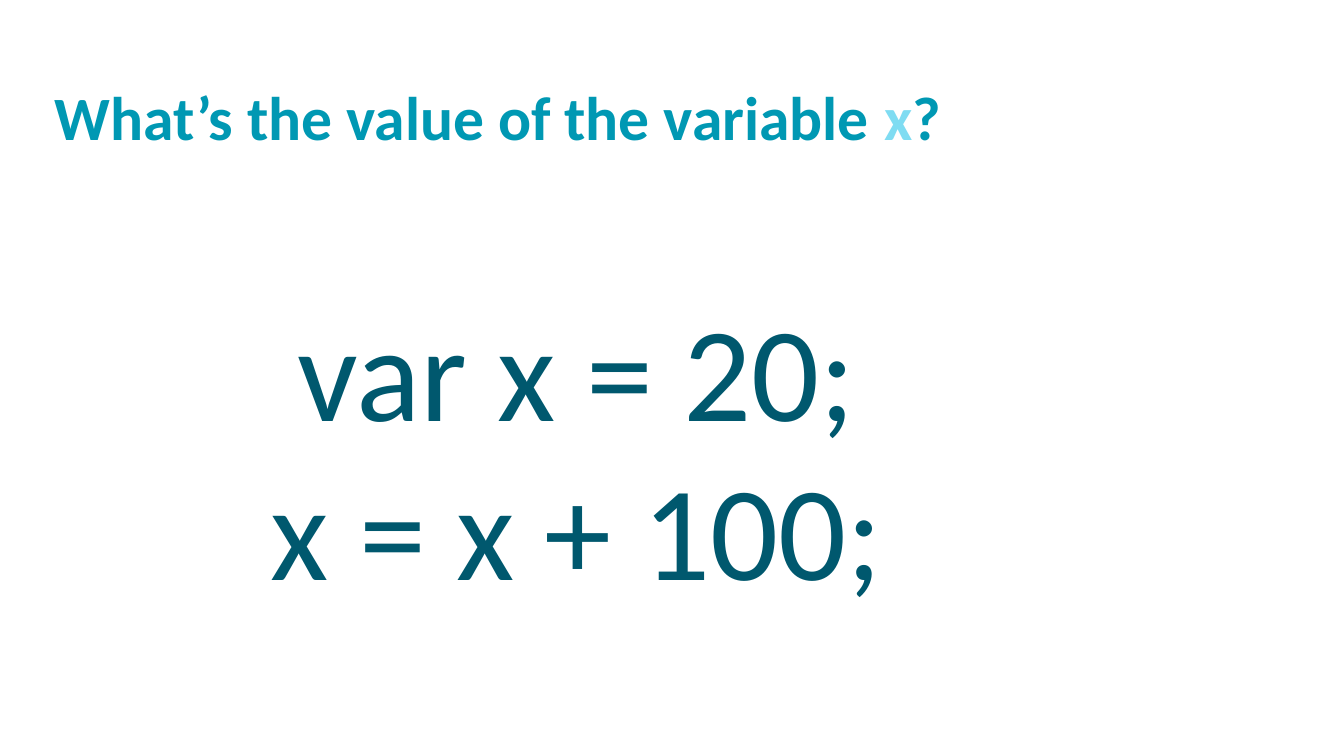
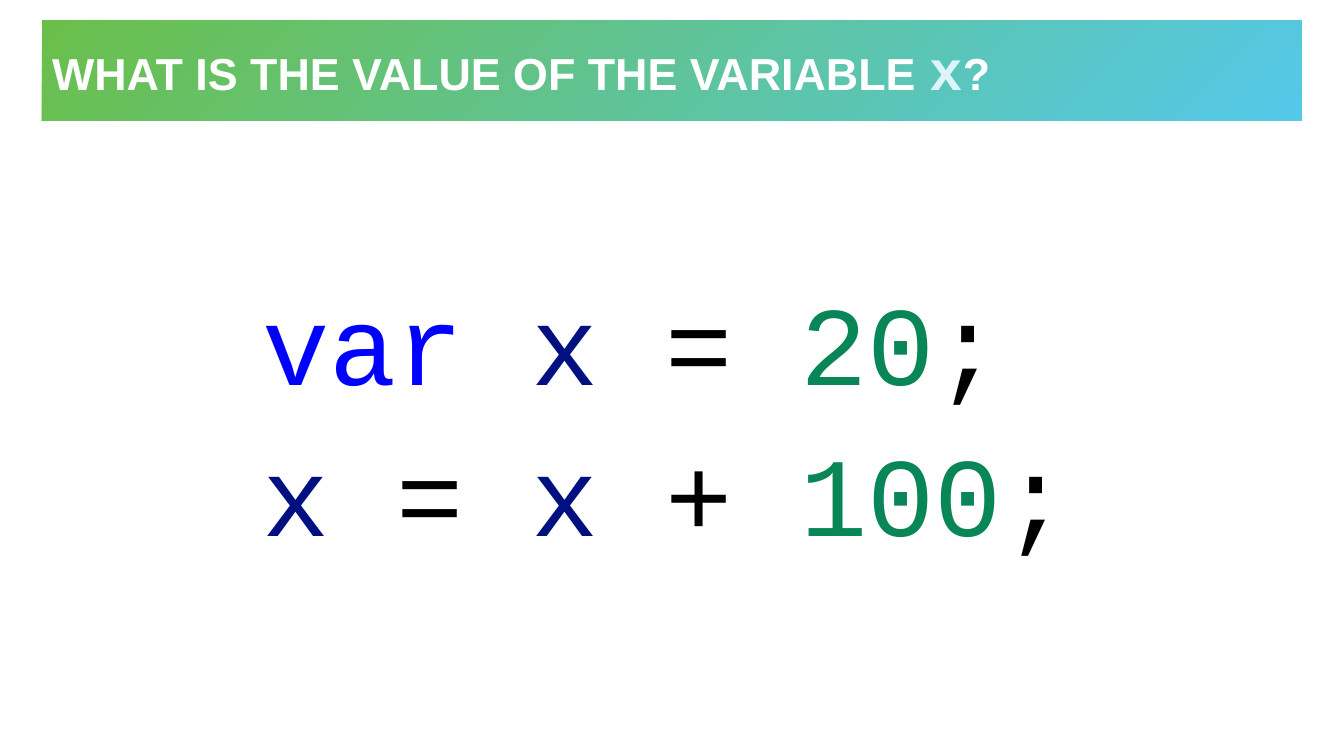
Before and after one commit to hytechclub/web-102, a slide deck: slide 14 of Week03/Review.pptx. Drawn at 1344x756 pixels with LibreOffice and Linux fonts; fonts in the diff are those of the drawing; background and template pictures are left out. Boxes give left, top, right and bottom in pixels: in the first picture for what was removed or moved away, otherwise in the second. Text is boxed around its words. In the diff, an @@ line names an element or a change of style, - is before the commit and + after.

```diff
--- a/Week03/Review.pptx
+++ b/Week03/Review.pptx
@@ title "WHAT IS THE VALUE OF ...": place and size @@
-title "WHAT IS THE VALUE OF ..." at (55, 95, 941, 141)
+title "WHAT IS THE VALUE OF ..." at (42, 20, 1303, 121)
@@ title "WHAT IS THE VALUE OF ..." at (42, 20, 1303, 121): vertical alignment top to middle; fill none to gradient #6ABF4B to #54C8E8 @@
@@ title at (52, 58, 963, 91): text changed; size 44 to 32 pt; font Calibri to Arial; text colour #0098B2 to #FFFFFF @@
-What’s the value of the variable x?
+WHAT IS THE VALUE OF THE VARIABLE x?
@@ text "var x = 20;": place and size @@
-text "var x = 20;" at (270, 333, 882, 597)
+text "var x = 20;" at (263, 310, 1069, 556)
@@ text "var x = 20;" at (263, 310, 1069, 556): size 96 to 80 pt, font Calibri to Courier New; text colour #00586E to #0000FF in "var"; text colour #00586E to #001080 in "x", "x x"; text colour #00586E to #000000 in "= 20;", "= + 100;"; text colour #00586E to #098658 in "20;", "100;"; alignment centre to left; indent changed; line spacing 0.9 to 1; more space between paragraphs; vertical alignment top to middle @@
```
Also in this commit, not shown: 14 other slides changed, 1 slide added, 1 slide removed, 5 other files.
